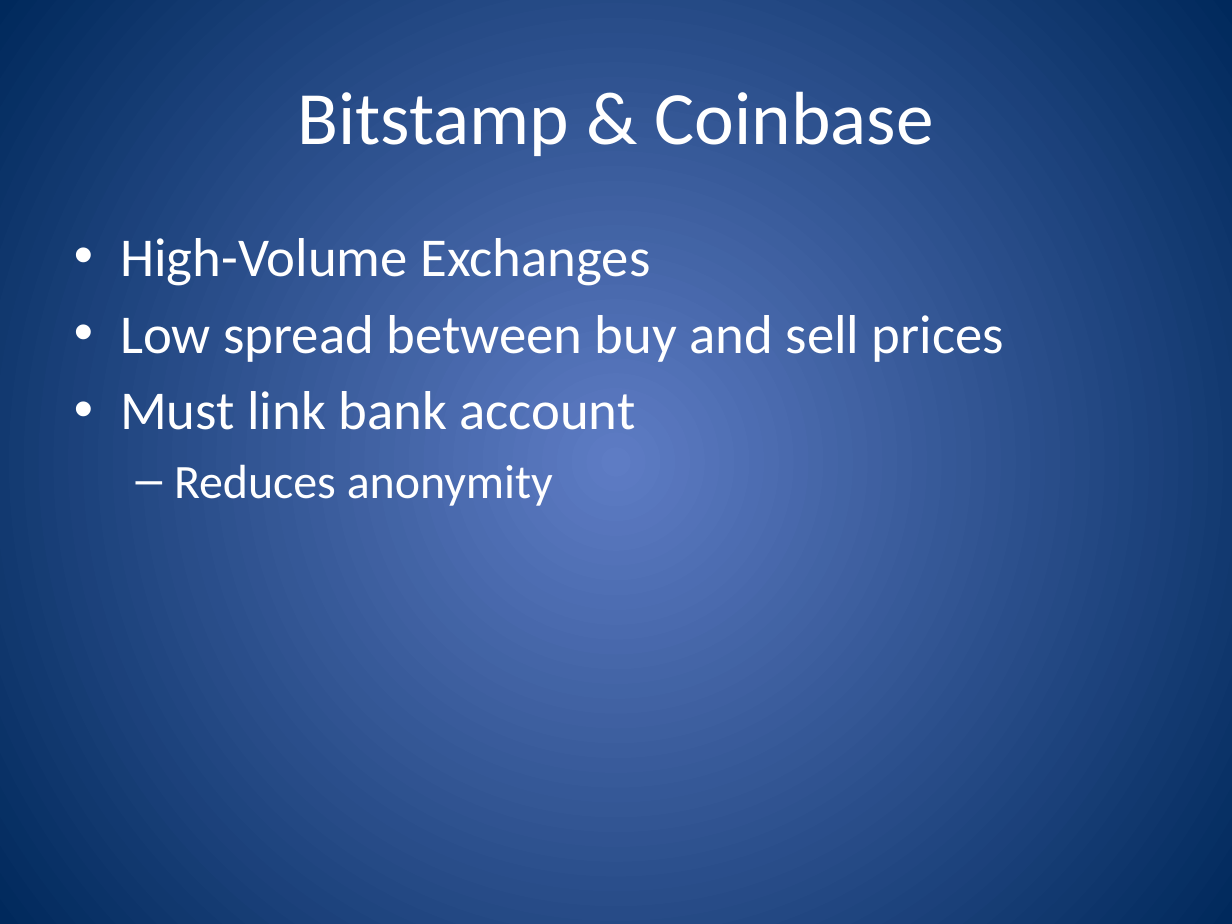
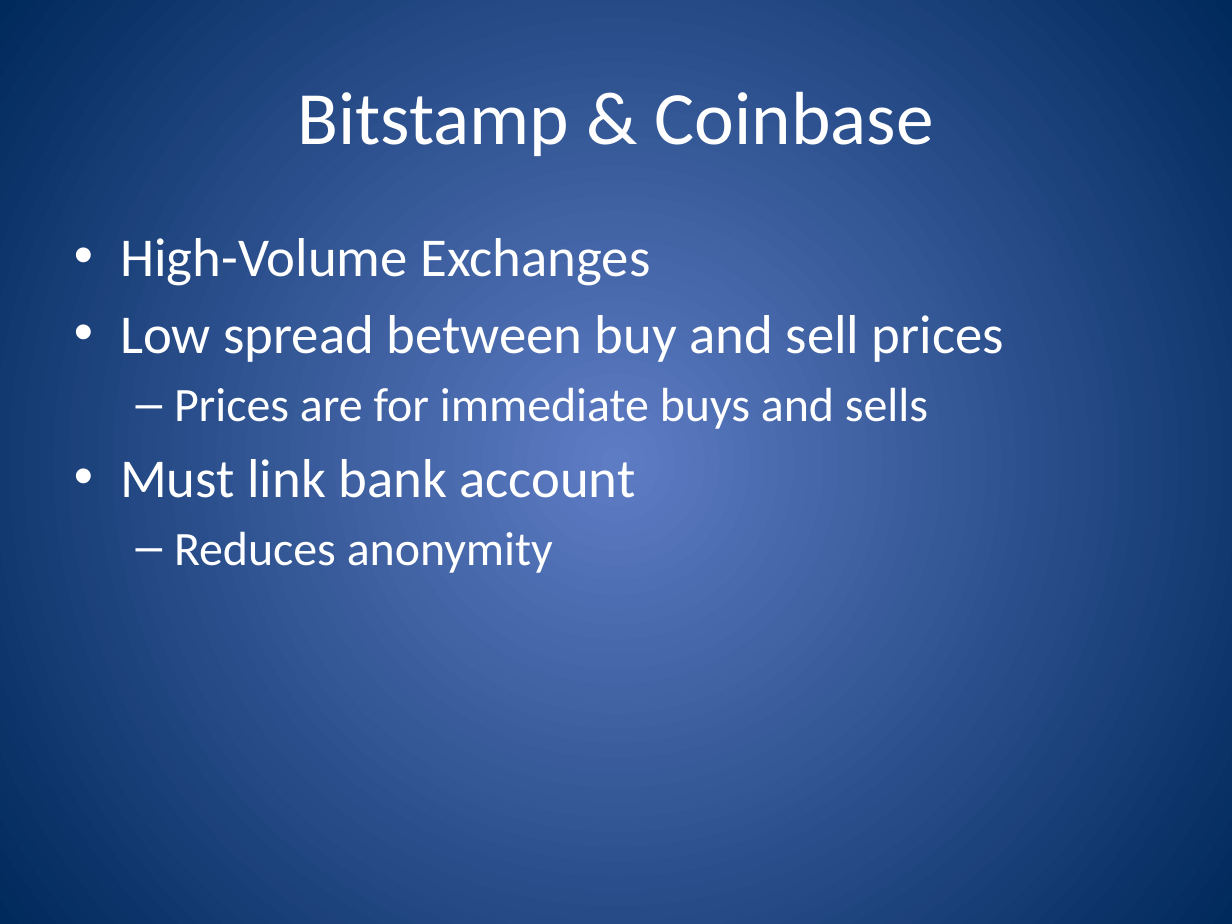
Before and after one commit to UVAqmoore/cccfinal, a slide deck: slide 4 of Presentation Slides.pptx. Drawn at 1232x924 pixels with LibreOffice and Linux fonts; fonts in the diff are those of the drawing. Boxes give left, top, right and bottom in pixels: in the first picture for what was removed or moved away, otherwise in the second. Text is boxed around its words. In the diff, an @@ line names an element or a change of style, - is before the commit and + after.

```diff
--- a/Presentation Slides.pptx
+++ b/Presentation Slides.pptx
@@ text at (174, 387, 928, 429): paragraph added @@
+  – Prices are for immediate buys and sells
```
Also in this commit, not shown: 3 other slides changed, 3 slides added.
